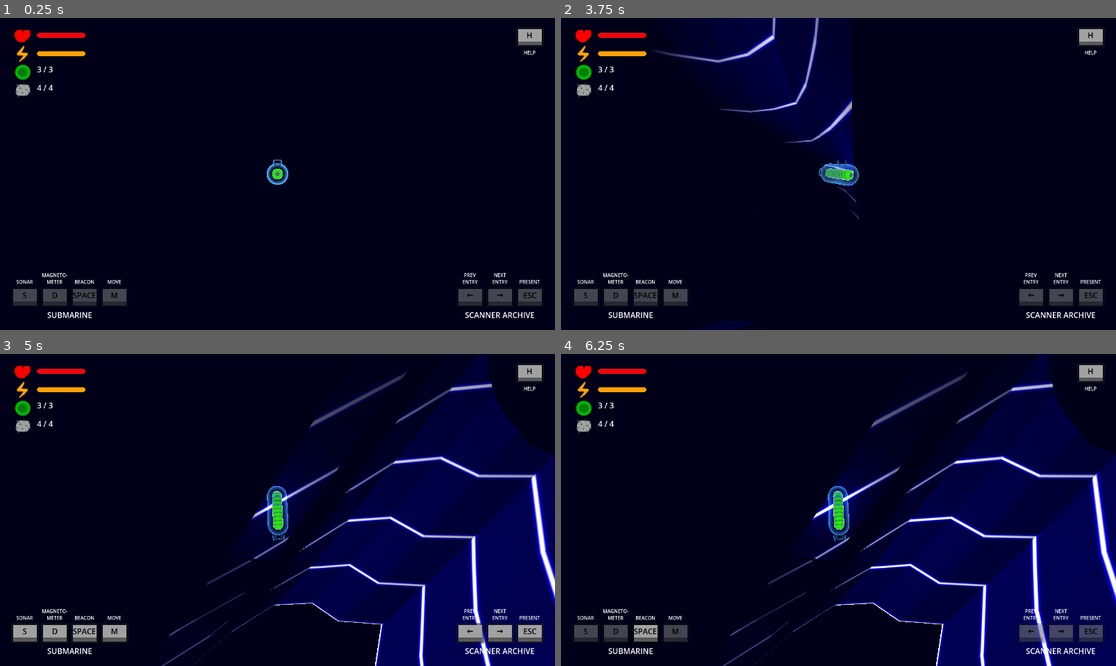
Above: before the commit, frames 1-4 (two rows, left to right).
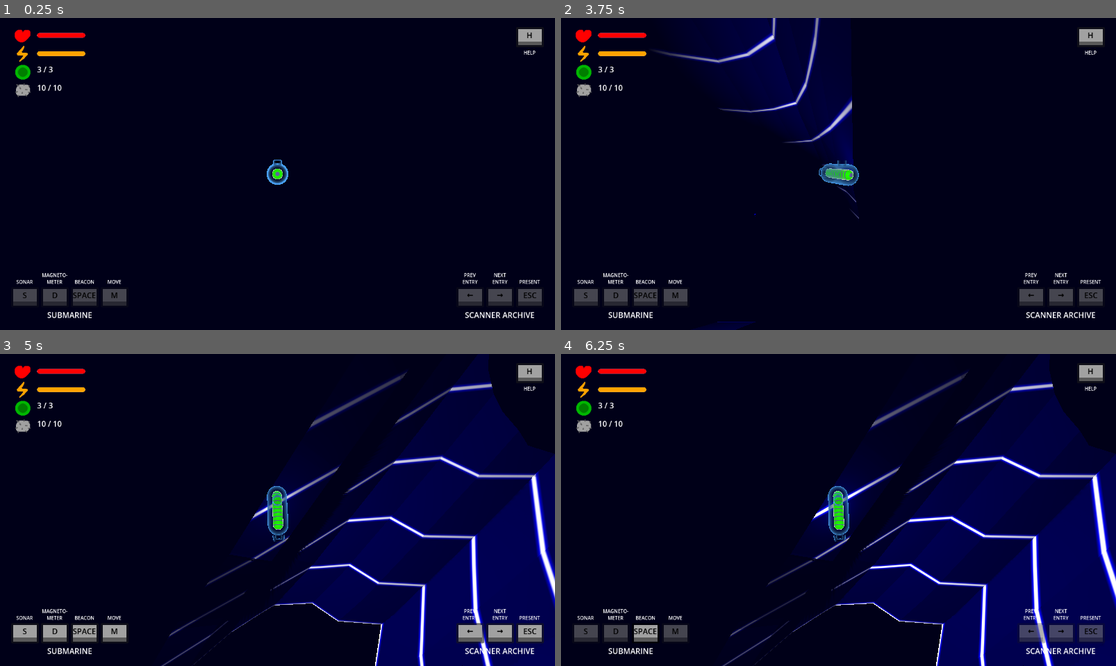
Above: after the commit, the same moments.

Repository: squirrelsoftcompany/LD57
Game: Godot game, scene res://Scenes/test_scene.tscn
The game is run twice, just before and just after one commit, with the same random seed, the same clock (stepped at 60 frames per second) and the same inputs.
Inputs (mouse positions are in pixels of both pictures, inside the frame that each line leads up to):
- Up to frame 1 (0.25 s): no input
- Up to frame 2 (3.75 s): click "H" at 0.5 s; click "H" at 1.25 s; click "H" at 2 s; click "S" at 2.75 s; tap Enter at 3.5 s; drag from (622, 71) to (894, 105) at 3.52 s
- Up to frame 3 (5 s): drag from (61, 425) to (249, 572) at 4.27 s
- Up to frame 4 (6.25 s): click "D" at 5 s; click "SPACE" at 5.75 s

The runs differ from the first frame. In frame 1, less than 0.1% of the frame differs, in the area x 6-12%, y 21-24%; in frame 2, 0.1%; in frame 3, 0.2%; in frame 4, 0.3%, in the area x 6-52%, y 21-58%.

Commit message:
MaxMine"""S"""

Diff:
--- a/Scenes/GUI/gui.tscn
+++ b/Scenes/GUI/gui.tscn
@@ -332,6 +332,6 @@
 layout_mode = 2
 text = "3 / 4"
 script = ExtResource("9_tjoyq")
-initial_value_project_settings_name = "Game/Global/MaxMine"
+initial_value_project_settings_name = "Game/Global/MaxMines"
 state_changed_signal_name = "mine_state_changed"
 template_text = "%d / %d"
--- a/project.godot
+++ b/project.godot
@@ -14,7 +14,7 @@
 Global/MaxLife=10
 Global/MaxEnergy=100
 Global/Mines=[]
-Global/MaxMines=0
+Global/MaxMines=10
 
 [application]
 
